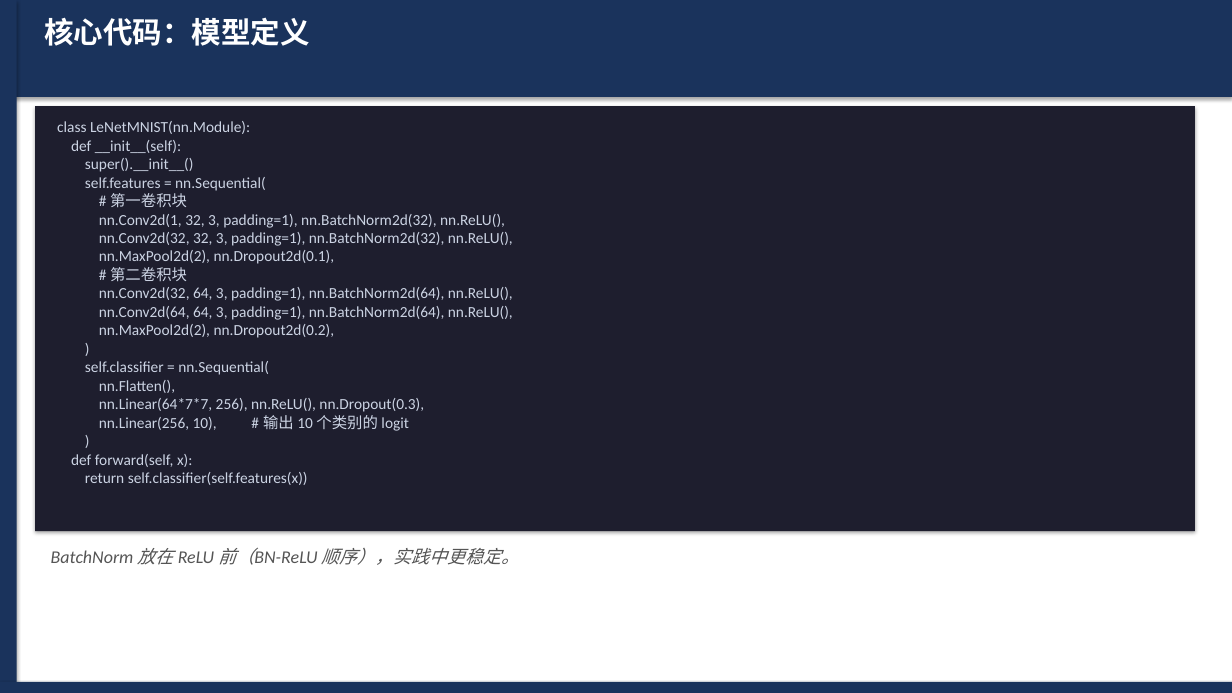
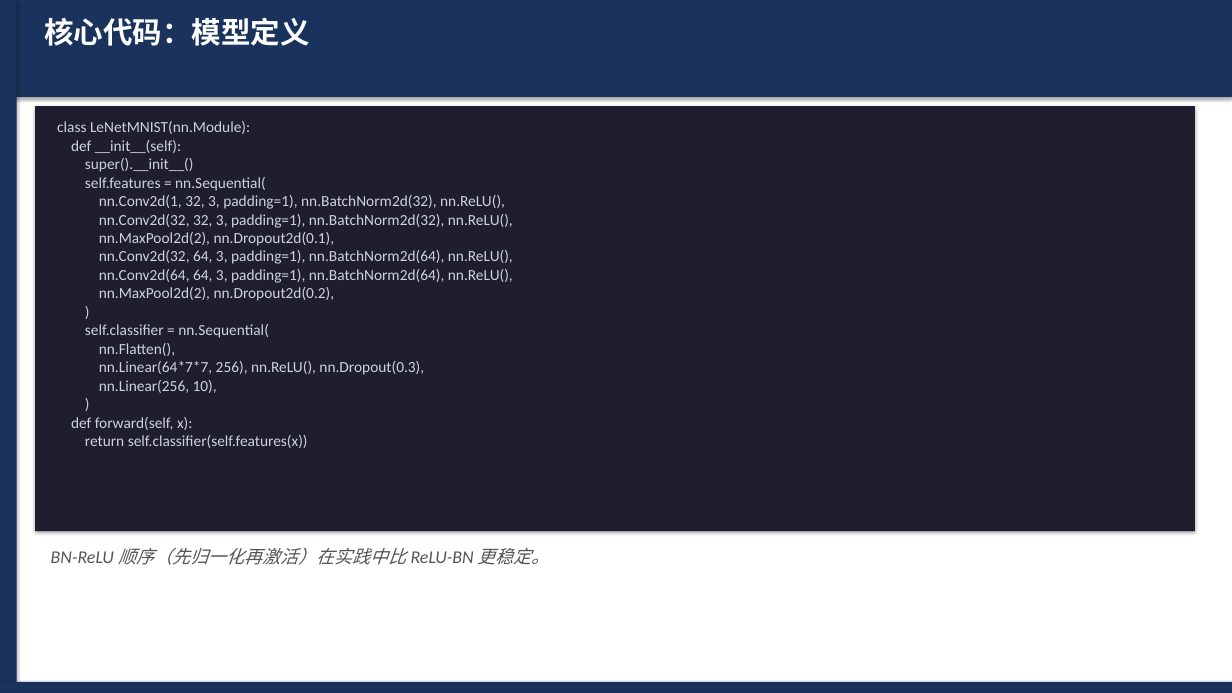
Before and after one commit to WevYang/deep_learning_task, a slide deck: slide 6 of reports/exp1_cnn_mnist.pptx. Drawn at 1232x693 pixels with LibreOffice and Linux fonts; fonts in the diff are those of the drawing. Boxes give left, top, right and bottom in pixels: in the first picture for what was removed or moved away, otherwise in the second. Text is boxed around its words. In the diff, an @@ line names an element or a change of style, - is before the commit and + after.

```diff
--- a/reports/exp1_cnn_mnist.pptx
+++ b/reports/exp1_cnn_mnist.pptx
@@ text at [57,121,513,448]: text changed @@
-class LeNetMNIST(nn.Module):
-def __init__(self):
-super().__init__()
-self.features = nn.Sequential(
-# 第一卷积块
-nn.Conv2d(1, 32, 3, padding=1), nn.BatchNorm2d(32), nn.ReLU(),
-nn.Conv2d(32, 32, 3, padding=1), nn.BatchNorm2d(32), nn.ReLU(),
-nn.MaxPool2d(2), nn.Dropout2d(0.1),
-# 第二卷积块
-nn.Conv2d(32, 64, 3, padding=1), nn.BatchNorm2d(64), nn.ReLU(),
-nn.Conv2d(64, 64, 3, padding=1), nn.BatchNorm2d(64), nn.ReLU(),
-nn.MaxPool2d(2), nn.Dropout2d(0.2),
-)
-self.classifier = nn.Sequential(
-nn.Flatten(),
-nn.Linear(64*7*7, 256), nn.ReLU(), nn.Dropout(0.3),
-nn.Linear(256, 10), # 输出 10 个类别的 logit
-)
-def forward(self, x):
-return self.classifier(self.features(x))
+class LeNetMNIST(nn.Module):
+def __init__(self):
+super().__init__()
+self.features = nn.Sequential(
+nn.Conv2d(1, 32, 3, padding=1), nn.BatchNorm2d(32), nn.ReLU(),
+nn.Conv2d(32, 32, 3, padding=1), nn.BatchNorm2d(32), nn.ReLU(),
+nn.MaxPool2d(2), nn.Dropout2d(0.1),
+nn.Conv2d(32, 64, 3, padding=1), nn.BatchNorm2d(64), nn.ReLU(),
+nn.Conv2d(64, 64, 3, padding=1), nn.BatchNorm2d(64), nn.ReLU(),
+nn.MaxPool2d(2), nn.Dropout2d(0.2),
+)
+self.classifier = nn.Sequential(
+nn.Flatten(),
+nn.Linear(64*7*7, 256), nn.ReLU(), nn.Dropout(0.3),
+nn.Linear(256, 10),
+)
+def forward(self, x):
+return self.classifier(self.features(x))
@@ text at [51,548,550,565]: text changed @@
-BatchNorm 放在 ReLU 前（BN-ReLU 顺序），实践中更稳定。
+BN-ReLU 顺序（先归一化再激活）在实践中比 ReLU-BN 更稳定。
```
Also in this commit, not shown: 6 other slides changed, 2 slides added, 5 other files.
